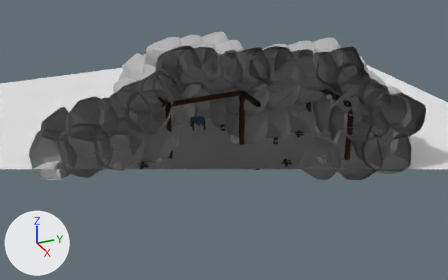
Two versions of the FBX model Assets/Models/fbx/maps/geography.fbx, one commit apart.
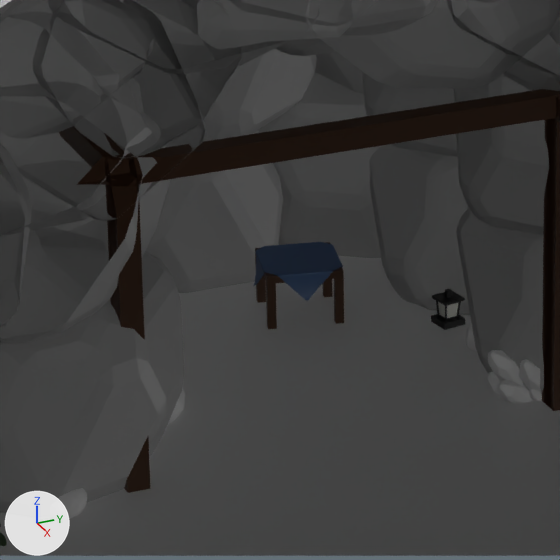
Each version is shown whole from a 50 mm camera at (48.2, -21.73, 24.84) aimed at (1.82, -0.86, 1.65), then close up on the part from 33% to 54% of the width and 27% to 61% of the height. The axes (+X, +Y, +Z) are drawn at lower left. The lights are the same throughout. The older version's two pictures come first. Everything nearer to the camera than a plane just in front of the edit is cut away. Where no turn or scale is listed for an object, it has been applied to the vertices.

Before the edit, the objects in view are built like this:
```python
me_icosphere_013 = bpy.data.meshes.new('Icosphere.013')
me_icosphere_013.from_pydata(...)  # 170 vertices, 172 faces; spans x -0.301..0.302, y -0.329..0.319, z -0.255..0.252
me_icosphere_014 = bpy.data.meshes.new('Icosphere.014')
me_icosphere_014.from_pydata(...)  # 344 vertices, 239 faces; spans x -0.496..0.362, y -0.93..0.128, z -0.517..0.585
me_icosphere_019 = bpy.data.meshes.new('Icosphere.019')
me_icosphere_019.from_pydata(...)  # 4088 vertices, 4144 faces; spans x -19.5..2.3, y -23.6..8.7, z -2.5..2.1
me_icosphere_019.materials.append(mat_stone)  # grey #b2b2b2
ob_icosphere_013 = bpy.data.objects.new('Icosphere.013', me_icosphere_013)
ob_icosphere_013.location = (0.41, -6.62, 0.19)
ob_icosphere_014 = bpy.data.objects.new('Icosphere.014', me_icosphere_014)
ob_icosphere_014.location = (-0.58, 1.83, 0.22)
ob_icosphere_021 = bpy.data.objects.new('Icosphere.021', me_icosphere_019)
ob_icosphere_021.location = (8.67, 5.52, 1.58)
# also in view: 'Cube.005' at (-5.21, -0.56, 0.46); 'Plane' at (0.0, 0.0, 0.0); 'Icosphere.022' at (0.11, -1.2, 4.09); 'Icosphere.029' at (-0.39, -1.03, 5.92); 'Cube.002' at (-0.04, -1.79, 2.65)
```
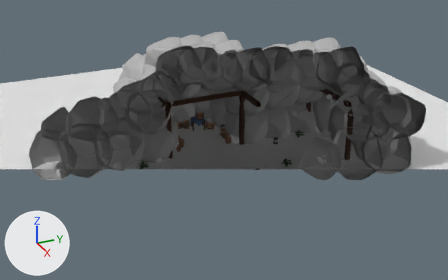
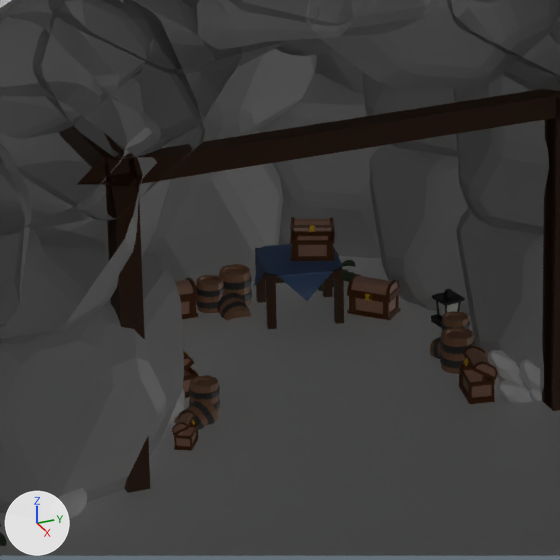
Changed parts and their boxes [x1, y1, x2, y2] in the close-ups (560 x 560 px):
'barrel', added
    after: [174, 264, 475, 429]
    faces in mat_material_002 (brown #946c4f): [174, 264, 474, 427]
    faces in mat_material (dark grey #3a3a3a): [179, 276, 475, 429]
'chest-army', added
    after: [172, 274, 498, 451]
    faces in mat_main_001 (brown #5a2e00): [172, 345, 498, 451]
    faces in mat_main (brown #5a2e00): [179, 274, 401, 320]
    faces in mat_2nd_001 (brown #b38872): [173, 348, 496, 447]
    faces in mat_2nd (brown #b38872): [175, 276, 398, 315]
'opened-chest', added
    after: [290, 217, 335, 261]
    faces in mat_main_001 (brown #5a2e00): [290, 217, 335, 261]
    faces in mat_2nd_001 (brown #b38872): [294, 219, 331, 256]
'Plane.001', added
    after: [318, 253, 356, 291]

Patch to the scene script:
```diff
--- a/Assets/Models/fbx/maps/geography.fbx.py
+++ b/Assets/Models/fbx/maps/geography.fbx.py
@@ mat_main @@
+mat_main = principled_material('main')
+mat_main.base_color = (0.102, 0.0274, 0.0)  # brown #5a2e00
@@ mat_2nd @@
+mat_2nd = principled_material('2nd')
+mat_2nd.base_color = (0.452, 0.246, 0.169)  # brown #b38872
@@ mat_gold @@
+mat_gold = principled_material('gold')
+mat_gold.base_color = (0.8, 0.478, 0.00189)  # yellow #e7b806
@@ mat_2nd_001 @@
+mat_2nd_001 = principled_material('2nd.001')
+mat_2nd_001.base_color = (0.452, 0.246, 0.169)  # brown #b38872
@@ mat_gold_001 @@
+mat_gold_001 = principled_material('gold.001')
+mat_gold_001.base_color = (0.8, 0.478, 0.00189)  # yellow #e7b806
@@ mat_main_001 @@
+mat_main_001 = principled_material('main.001')
+mat_main_001.base_color = (0.102, 0.0274, 0.0)  # brown #5a2e00
@@ mat_material @@
+mat_material = principled_material('Material')
+mat_material.base_color = (0.0422, 0.0422, 0.0422)  # dark grey #3a3a3a
@@ mat_material_002 @@
+mat_material_002 = principled_material('Material.002')
+mat_material_002.base_color = (0.295, 0.149, 0.0791)  # brown #946c4f
@@ me_cube_027 @@
+me_cube_027.from_pydata(...)  # 2218 vertices, 2120 faces; spans x -5.24..0.4, y -5.19..0.31, z -0.2..0.52
+# faces by material slot: [1149, 87, 766, 58, 12, 48]
+me_cube_027.materials.append(mat_main_001)  # brown #5a2e00
+me_cube_027.materials.append(mat_2nd_001)  # brown #b38872
+me_cube_027.materials.append(mat_main)  # brown #5a2e00
+me_cube_027.materials.append(mat_2nd)  # brown #b38872
+me_cube_027.materials.append(mat_gold)  # yellow #e7b806
+me_cube_027.materials.append(mat_gold_001)  # yellow #e7b806
@@ me_mesh_001 @@
+me_mesh_001.from_pydata(...)  # 4718 vertices, 4704 faces; spans x -0.24..0.587, y -0.367..0.414, z -0.04..0.505
+me_mesh_001.materials.append(mat_green_plant1)  # dark green #324a2c
@@ me_cylinder_001 @@
+me_cylinder_001.from_pydata(...)  # 2880 vertices, 2712 faces; spans x -5.07..0.52, y -5.59..0.6, z -0.56..0.33
+# faces by material slot: [1560, 1152]
+me_cylinder_001.materials.append(mat_material_002)  # brown #946c4f
+me_cylinder_001.materials.append(mat_material)  # dark grey #3a3a3a
@@ me_cube_030 @@
+me_cube_030.from_pydata(...)  # 450 vertices, 428 faces; spans x -0.304..0.405, y -0.451..0.395, z -0.563..0.143
+# faces by material slot: [383, 29, 16]
+me_cube_030.materials.append(mat_main_001)  # brown #5a2e00
+me_cube_030.materials.append(mat_2nd_001)  # brown #b38872
+me_cube_030.materials.append(mat_gold_001)  # yellow #e7b806
@@ ob_chest_army @@
+ob_chest_army = bpy.data.objects.new('chest-army', me_cube_027)
+ob_chest_army.location = (-0.93, 0.78, 0.18)
@@ ob_plane_001 @@
+ob_plane_001 = bpy.data.objects.new('Plane.001', me_mesh_001)
+ob_plane_001.location = (-6.34, 0.41, -0.02)
@@ ob_barrel @@
+ob_barrel = bpy.data.objects.new('barrel', me_cylinder_001)
+ob_barrel.location = (-2.0, 0.92, 0.3)
@@ ob_opened_chest @@
+ob_opened_chest = bpy.data.objects.new('opened-chest', me_cube_030)
+ob_opened_chest.location = (-5.28, -0.28, 1.52)
```
